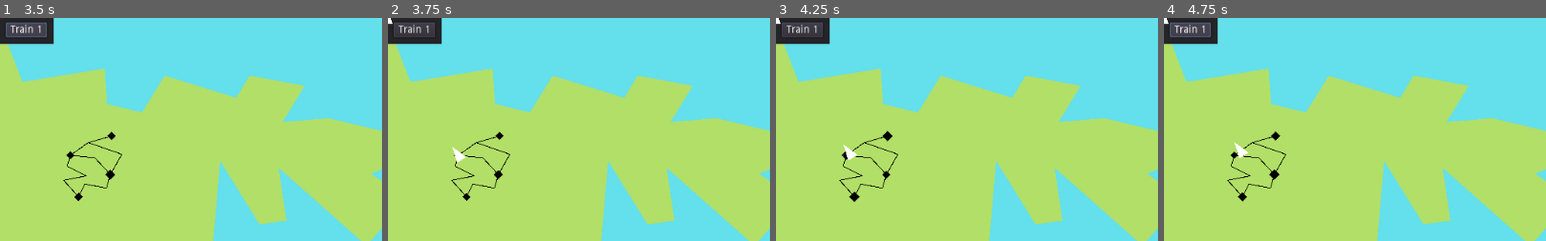
Above: before the commit, frames 1-4 (left to right).
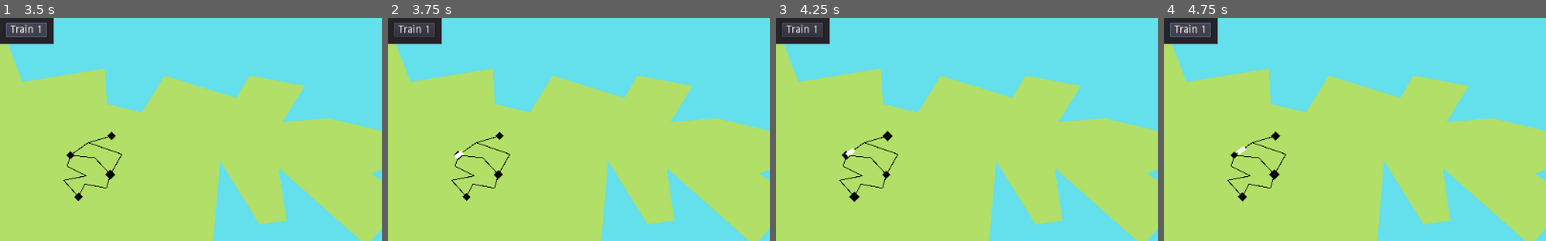
Above: after the commit, the same moments.

Repository: LeBoku/supply-chained
Game: Godot game, scene res://Game.tscn
The game is run twice, just before and just after one commit, with the same random seed, the same clock (stepped at 60 frames per second) and the same inputs.
Inputs (mouse positions are % of the whole screen's width and height, from its top left):
- Up to frame 1 (3.5 s): click "Train 1" at 0.5 s; click (9, 31) at 1.27 s; click (15, 26) at 2.02 s; click "Train 1" at 2.75 s
- Up to frame 2 (3.75 s): click (9, 31) at 3.52 s
- Up to frame 3 (4.25 s): no input
- Up to frame 4 (4.75 s): click "Train 1" at 4.25 s
The pictures show only the part of the screen within x 0-50%, y 0-50%; the shares and areas given below are measured in that part.

Frame 1 is identical in both runs. In frame 2, 0.1% of the frame differs, in the area x 0-21%, y 0-65%; in frame 3, 0.1%; in frame 4, 0.1%.

Commit message:
use remotetransform2d for train/carrier

Diff:
--- a/supply-chained/Game.gd
+++ b/supply-chained/Game.gd
@@ -15,7 +15,16 @@
 		station = yield($Map, "station_selected") as Station
 		enable_stations(false)
 
-	var route = Route.instance().init(steps)
+	var train = Polygon2D.new()
+	train.polygon = PoolVector2Array([
+		Vector2(-6,-3), Vector2(6,-3),
+		Vector2(6,3), Vector2(-6,3)
+	])
+
+	train.position = steps[0].position
+	add_child(train)
+
+	var route = Route.instance().init(steps, train)
 	add_child(route)
 	route.start()
 
--- a/supply-chained/Route/Route.gd
+++ b/supply-chained/Route/Route.gd
@@ -2,26 +2,29 @@
 
 const RouteSegment = preload("res://Route/RouteSegment.tscn")
 
-var stations
+var stations: Array
+var carrier: Node2D
 
-func init(stations: Array):
+func init(stations: Array, carrier:Node2D):
 	self.stations = stations
+	self.carrier = carrier
 	return self
 
 func start():
 	var index = 0
+
 	while is_instance_valid(self):
 		var next_index = index + 1
 		if next_index > len(stations)-1:
 			next_index=0
 
-		var station = stations[index] as Station
-		var next_station = stations[next_index] as Station
+		yield(travel(stations[index],stations[next_index]), 'completed')
+		index = next_index
 
-		var connection = station.get_connection_to(next_station)
-		var segment = RouteSegment.instance().init(connection["curve"])
+func travel(from: Station, to: Station):
+		var connection = from.get_connection_to(to)
+		var segment = RouteSegment.instance().init(connection["curve"], carrier.get_path())
 
 		add_child(segment)
 		yield(segment, 'arrived')
 		segment.queue_free()
-		index = next_index
--- a/supply-chained/Route/Route.tscn
+++ b/supply-chained/Route/Route.tscn
@@ -1,9 +1,6 @@
-[gd_scene load_steps=3 format=2]
+[gd_scene load_steps=2 format=2]
 
 [ext_resource path="res://Route/Route.gd" type="Script" id=1]
-[ext_resource path="res://Route/RouteSegment.tscn" type="PackedScene" id=2]
 
 [node name="Route" type="Node2D"]
 script = ExtResource( 1 )
-
-[node name="RouteSegment" parent="." instance=ExtResource( 2 )]
--- a/supply-chained/Route/RouteSegment.gd
+++ b/supply-chained/Route/RouteSegment.gd
@@ -4,8 +4,9 @@
 var next_segment
 var speed = 10
 
-func init(curve):
+func init(curve, carrier):
 	self.curve = curve
+	$Follower/Remote.remote_path = carrier
 	return self
 
 func _process(delta):
--- a/supply-chained/Route/RouteSegment.tscn
+++ b/supply-chained/Route/RouteSegment.tscn
@@ -14,5 +14,4 @@
 [node name="Follower" type="PathFollow2D" parent="."]
 loop = false
 
-[node name="Train" type="Polygon2D" parent="Follower"]
-polygon = PoolVector2Array( -8.33333, 7.33299, 6, 7.99966, -1.33333, -14.3337 )
+[node name="Remote" type="RemoteTransform2D" parent="Follower"]
